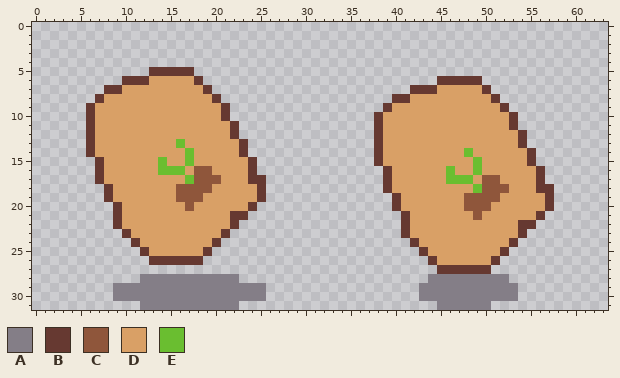
Pixel-art sprite, stored at PacStudent/Assets/Sprites/BagAnim.png. Above is the file before it was changed.
The file is 64x32 pixels.
Palette (. is transparent): A #847e87  B #663931  C #8f563b  D #d9a066  E #6abe30
Pixels before, first column x 6:
 5 .......BBBBB........................................
 6 ....BBBDDDDDB..........................BBBBB........
 7 ..BBDDDDDDDDDB......................BBBDDDDDB.......
 8 .BDDDDDDDDDDDDB...................BBDDDDDDDDDB......
 9 BDDDDDDDDDDDDDDB.................BDDDDDDDDDDDDB.....
10 BDDDDDDDDDDDDDDB................BDDDDDDDDDDDDDDB....
11 BDDDDDDDDDDDDDDDB...............BDDDDDDDDDDDDDDB....
12 BDDDDDDDDDDDDDDDB...............BDDDDDDDDDDDDDDDB...
13 BDDDDDDDDDEDDDDDDB..............BDDDDDDDDDDDDDDDB...
14 BDDDDDDDDDDEDDDDDB..............BDDDDDDDDDEDDDDDDB..
15 .BDDDDDDEDDEDDDDDDB.............BDDDDDDDDDDEDDDDDB..
16 .BDDDDDDEEEDCCDDDDB..............BDDDDDDEDDEDDDDDDB.
17 .BDDDDDDDDDECCCDDDBB.............BDDDDDDEEEDCCDDDDB.
18 ..BDDDDDDDCCCCDDDDDB.............BDDDDDDDDDECCCDDDBB
19 ..BDDDDDDDCCCDDDDDDB..............BDDDDDDDCCCCDDDDDB
20 ...BDDDDDDDCDDDDDDB...............BDDDDDDDCCCDDDDDDB
21 ...BDDDDDDDDDDDDBB.................BDDDDDDDCDDDDDDB.
22 ...BDDDDDDDDDDDDB..................BDDDDDDDDDDDDBB..
23 ....BDDDDDDDDDDB...................BDDDDDDDDDDDDB...
24 .....BDDDDDDDDB.....................BDDDDDDDDDDB....
25 ......BDDDDDDB.......................BDDDDDDDDB.....
26 .......BBBBBB.........................BDDDDDDB......
27 .......................................BBBBBB.......
28 ......AAAAAAAAAAA.....................AAAAAAAAA.....
29 ...AAAAAAAAAAAAAAAAA.................AAAAAAAAAAA....
30 ...AAAAAAAAAAAAAAAAA.................AAAAAAAAAAA....
31 ......AAAAAAAAAAA......................AAAAAA.......
Now the later version:
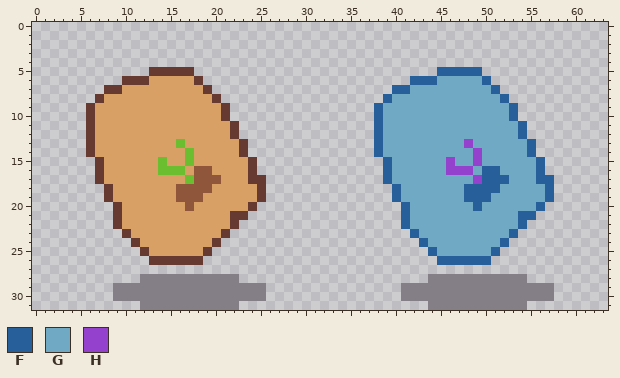
Colours new in this view: F #265f99  G #70a9c4  H #9441ce
Edits made:
Colour A now appears in row 28 at x 53 to 54; in rows 29 to 30 at x 41 to 42 and 54 to 57; in row 31 at x 44 and 51 to 54.
Colour F now appears in row 5 at x 45 to 49; in row 6 at x 42 to 44 and 50; in row 7 at x 40 to 41 and 51; in row 8 at x 39 and 52; in row 9 at x 38 and 53; in row 11 at x 54.
Colour F now appears in row 13 at x 55; in row 15 at x 56; in row 17 at x 57.
The author changed colour B to colour F in row 10 at x 38 and 53; in row 11 at x 38; in row 12 at x 38 and 54; in row 13 at x 38; in row 14 at x 38 and 55; in rows 16 to 17 at x 39 and 56.
The author changed colour B to colour F in row 18 at x 57; in row 19 at x 40 and 57; in row 21 at x 41; in row 22 at x 41 and 54.
The author changed colour C to colour F in rows 17 to 18 at x 50 to 51; in row 19 at x 48 to 50; in row 20 at x 49.
The author changed colour D to colour F in row 15 at x 39; in row 16 at x 50 to 51; in row 17 at x 52; in row 18 at x 40 and 48; in row 20 at x 41 and 56; in row 21 at x 54 to 55.
The author changed colour D to colour F in row 23 at x 42 and 53; in row 24 at x 43 and 52; in row 25 at x 44 and 51; in row 26 at x 45 to 50.
The author changed colour E to colour F in row 18 at x 49.
The author changed colour B to colour G in row 6 at x 45 to 49; in row 7 at x 42 to 44 and 50; in row 8 at x 40 to 41 and 51; in row 9 at x 39 and 52; in row 11 at x 53; in row 13 at x 54.
The author changed colour B to colour G in row 15 at x 55; in row 18 at x 56.
The author changed colour C to colour G in row 18 at x 52; in row 19 at x 51; in row 20 at x 48 and 50; in row 21 at x 49.
The author changed colour D to colour G in row 7 at x 45 to 49; in row 8 at x 42 to 50; in row 9 at x 40 to 51; in rows 10 to 11 at x 39 to 52; in row 12 at x 39 to 53; in row 13 at x 39 to 47 and 49 to 53.
The author changed colour D to colour G in row 14 at x 39 to 47 and 50 to 54; in row 15 at x 40 to 45, 47 to 48 and 50 to 54; in row 16 at x 40 to 45 and 52 to 55; in row 17 at x 40 to 45 and 53 to 55; in row 18 at x 41 to 47 and 53 to 55; in row 19 at x 41 to 47 and 52 to 56.
The author changed colour D to colour G in row 20 at x 42 to 47 and 51 to 55; in row 21 at x 42 to 48 and 50 to 53; in row 22 at x 42 to 53; in row 23 at x 43 to 52; in row 24 at x 44 to 51; in row 25 at x 45 to 50.
The author changed colour E to colour G in row 14 at x 48; in row 16 at x 49; in row 17 at x 46 to 48.
The author changed colour D to colour H in row 13 at x 48; in row 14 at x 49; in row 15 at x 46; in row 16 at x 47 to 48; in row 17 at x 49.
The author changed colour E to colour H in row 15 at x 49; in row 16 at x 46.
The author cleared colour B in row 15 at x 38; in row 18 at x 39; in row 20 at x 40 and 57; in row 21 at x 56; in row 22 at x 55; in row 23 at x 41 and 54.
The author cleared colour B in row 24 at x 42 and 53; in row 25 at x 43 and 52; in row 26 at x 44 and 51; in row 27 at x 45 to 50.
